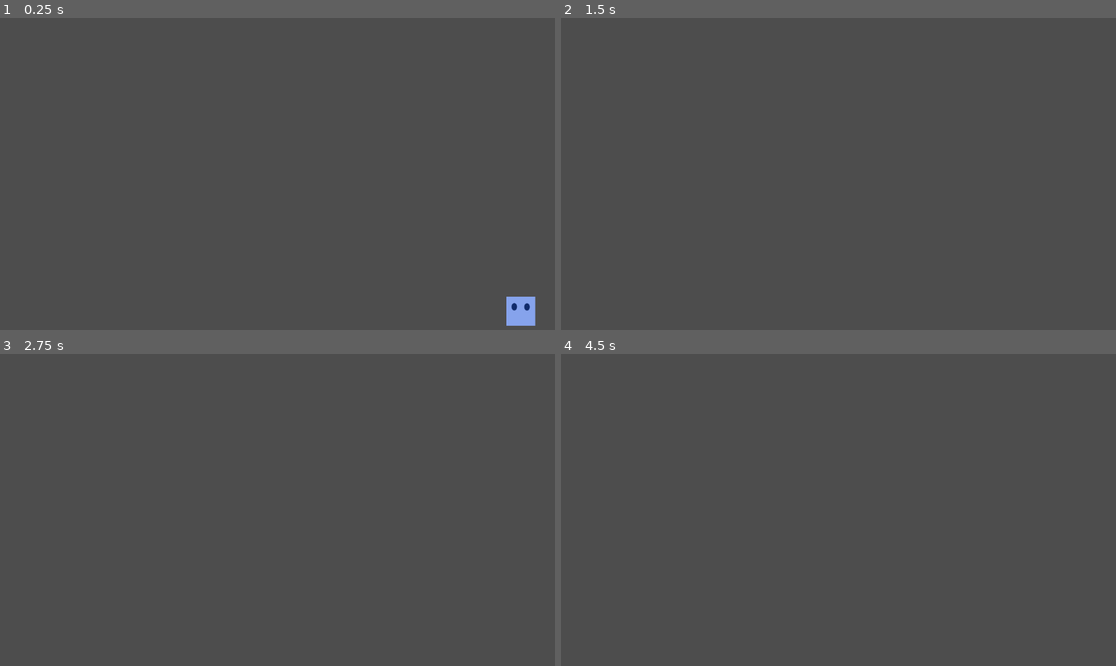
Above: before the commit, frames 1-4 (two rows, left to right).
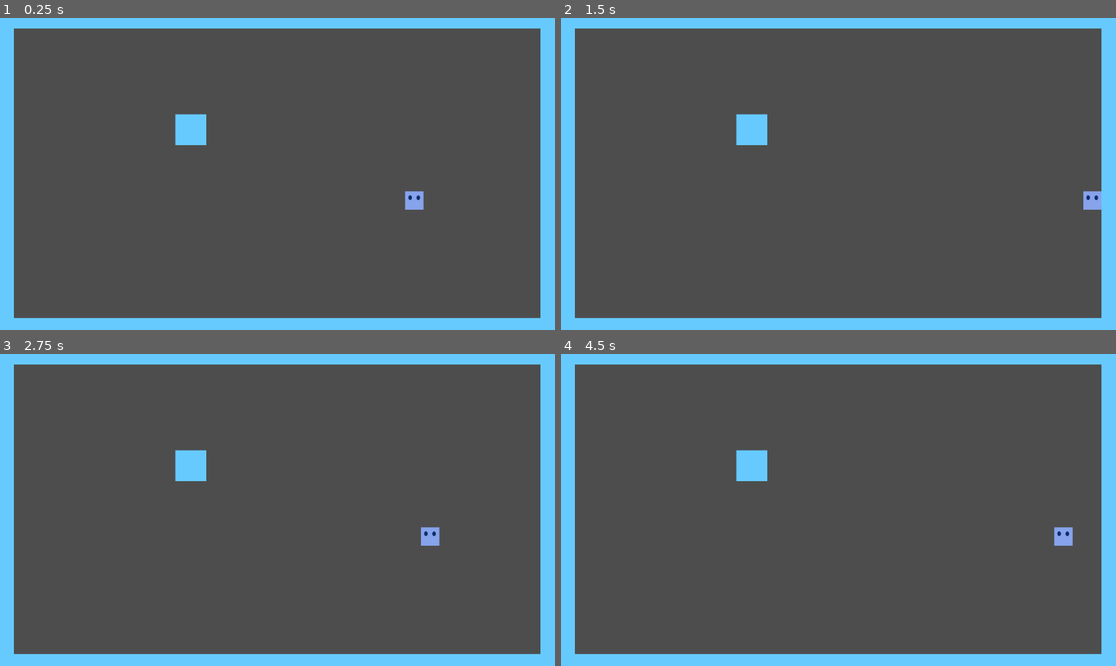
Above: after the commit, the same moments.

Repository: Ahmed-Dardouri/tile_eater
Game: Godot game, scene res://scenes/game.tscn
The game is run twice, just before and just after one commit, with the same random seed, the same clock (stepped at 60 frames per second) and the same inputs.
Inputs:
- Up to frame 1 (0.25 s): no input
- Up to frame 2 (1.5 s): tap Enter (ui_accept) at 0.5, 0.77 s; hold Right (ui_right) from 0.53 s (still down)
- Up to frame 3 (2.75 s): tap Enter (ui_accept) at 1.52, 2 s; release Right (ui_right) at 2.03 s; hold Left (ui_left) from 2.03 s (still down)
- Up to frame 4 (4.5 s): release Left (ui_left) at 2.78 s; hold Right (ui_right) 2.78-4.28 s; tap Enter (ui_accept) at 3.02, 3.77, 4.25 s; hold Left (ui_left) from 4.28 s (still down)

The runs differ from the first frame. In frame 1, 13% of the frame differs, in the area x 0-100%, y 0-100%; in frame 2, 13%; in frame 3, 13%; in frame 4, 13%.

Commit message:
added borders and static objects

Diff:
--- a/scenes/game.tscn
+++ b/scenes/game.tscn
@@ -1,10 +1,37 @@
-[gd_scene load_steps=2 format=3 uid="uid://bdpbcybai2jah"]
+[gd_scene load_steps=3 format=3 uid="uid://bdpbcybai2jah"]
 
 [ext_resource type="PackedScene" uid="uid://eyeo3xf0cpeu" path="res://scenes/player_cursor.tscn" id="1_uwrxv"]
+[ext_resource type="PackedScene" uid="uid://8p6f5eco5n73" path="res://scenes/staticObj.tscn" id="2_yqjtg"]
 
 [node name="game" type="Node"]
 
 [node name="player_cursor" parent="." instance=ExtResource("1_uwrxv")]
-position = Vector2(505, 285)
+position = Vector2(284, 55)
+scale = Vector2(0.639999, 0.639999)
 
 [node name="Camera2D" type="Camera2D" parent="."]
+
+[node name="StaticObjs" type="Node" parent="."]
+
+[node name="staticObjs" parent="StaticObjs" instance=ExtResource("2_yqjtg")]
+position = Vector2(634, -1)
+scale = Vector2(1, 5.24)
+
+[node name="staticObjs2" parent="StaticObjs" instance=ExtResource("2_yqjtg")]
+position = Vector2(-635, 0)
+scale = Vector2(1, 5.24)
+
+[node name="staticObjs3" parent="StaticObjs" instance=ExtResource("2_yqjtg")]
+position = Vector2(11, -390)
+rotation = 1.57096
+scale = Vector2(1, 7.23999)
+
+[node name="staticObjs4" parent="StaticObjs" instance=ExtResource("2_yqjtg")]
+position = Vector2(11, 387)
+rotation = 1.57096
+scale = Vector2(1, 7.23999)
+
+[node name="staticObjs5" parent="StaticObjs" instance=ExtResource("2_yqjtg")]
+position = Vector2(-180, -92)
+rotation = 1.57096
+scale = Vector2(0.359975, 0.359928)
--- /dev/null
+++ b/scenes/staticObj.tscn
@@ -0,0 +1,14 @@
+[gd_scene load_steps=3 format=3 uid="uid://8p6f5eco5n73"]
+
+[ext_resource type="Texture2D" uid="uid://bk3uxn62l8scf" path="res://sprites/block.png" id="1_t4eyi"]
+
+[sub_resource type="RectangleShape2D" id="RectangleShape2D_t4eyi"]
+size = Vector2(176, 176)
+
+[node name="staticObjs" type="StaticBody2D"]
+
+[node name="Sprite2D" type="Sprite2D" parent="."]
+texture = ExtResource("1_t4eyi")
+
+[node name="CollisionShape2D" type="CollisionShape2D" parent="."]
+shape = SubResource("RectangleShape2D_t4eyi")
Binary file added: sprites/block.png
Not shown, added: sprites/block.png.import
